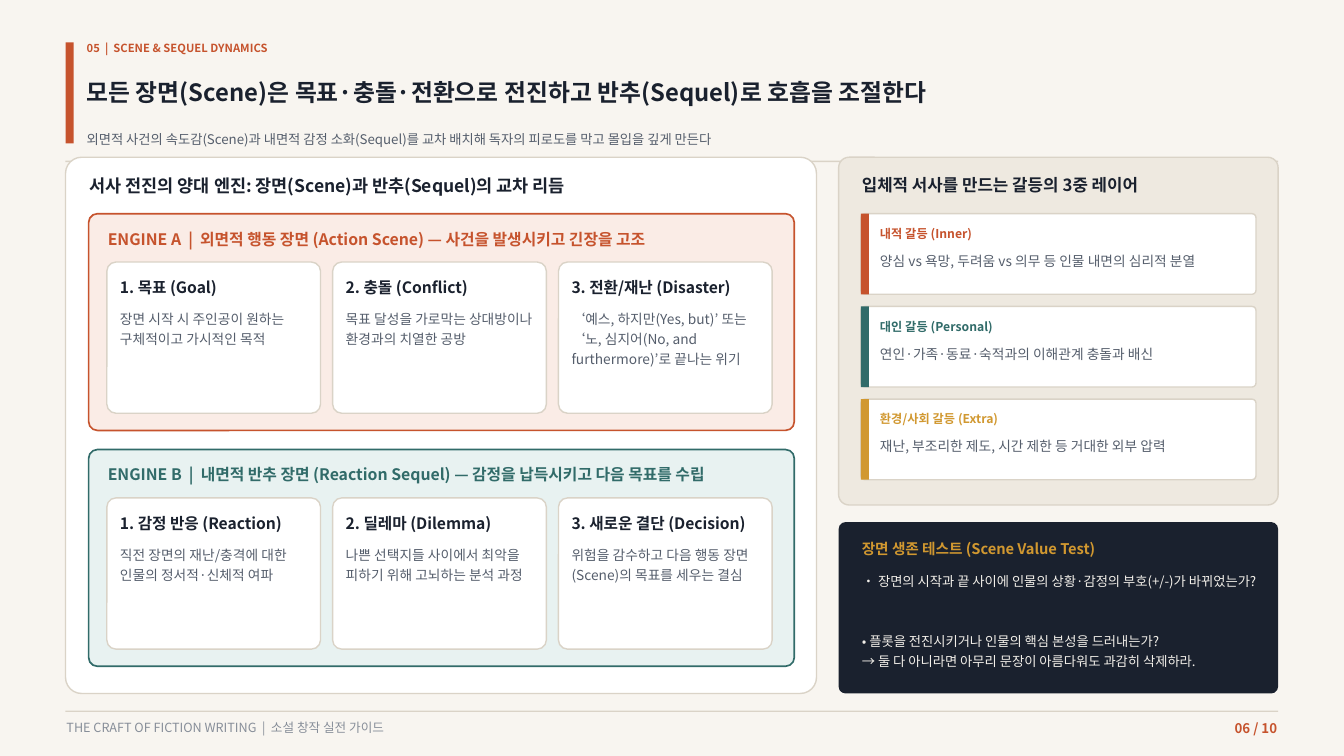
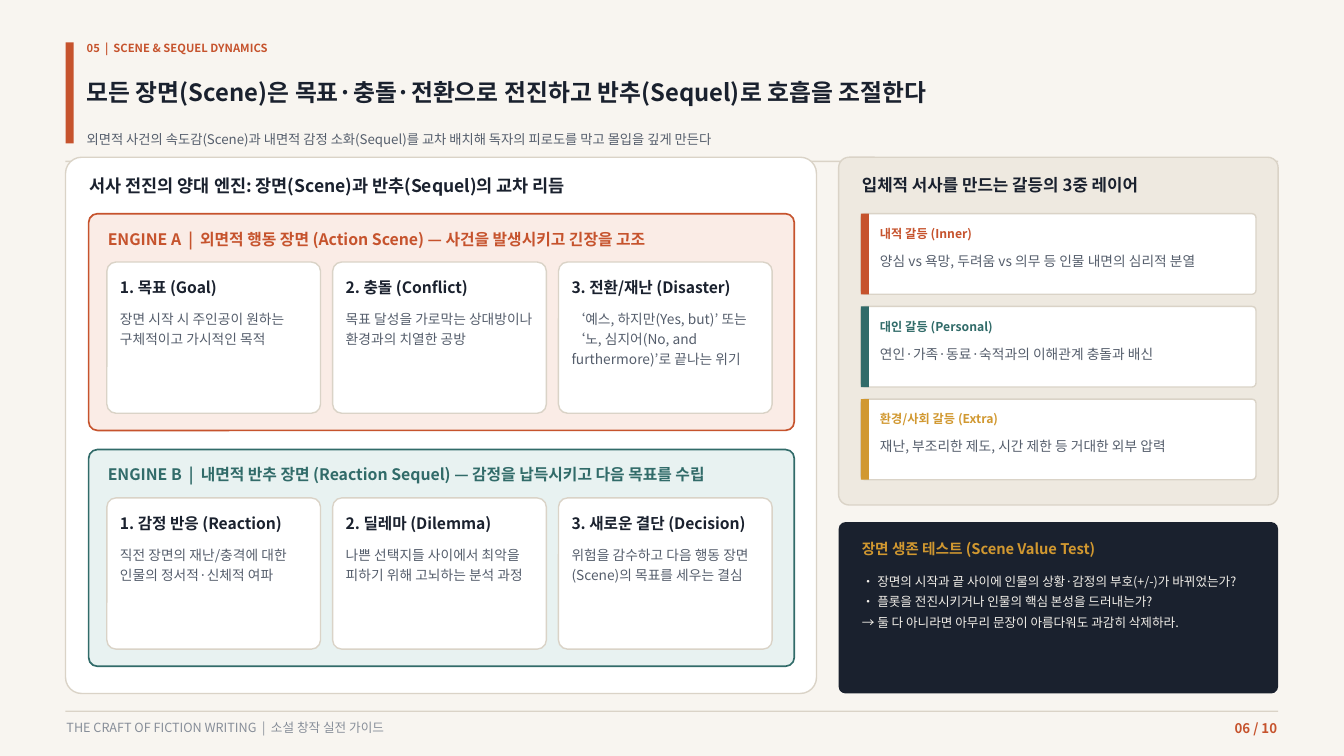
Before and after one commit to lietzsche/dev-lab, a slide deck: slide 6 of 소설쓰기_가이드.pptx. Drawn at 1344x756 pixels with LibreOffice and Linux fonts; fonts in the diff are those of the drawing. Boxes give left, top, right and bottom in pixels: in the first picture for what was removed or moved away, otherwise in the second. Text is boxed around its words. In the diff, an @@ line names an element or a change of style, - is before the commit and + after.

```diff
--- a/소설쓰기_가이드.pptx
+++ b/소설쓰기_가이드.pptx
@@ text at (877, 575, 1236, 628): text changed; size 9.5 to 9 pt @@
-• 장면의 시작과 끝 사이에 인물의 상황·감정의 부호(+/-)가 바뀌었는가?
-• 플롯을 전진시키거나 인물의 핵심 본성을 드러내는가?
-→ 둘 다 아니라면 아무리 문장이 아름다워도 과감히 삭제하라.
+• 장면의 시작과 끝 사이에 인물의 상황·감정의 부호(+/-)가 바뀌었는가?
+• 플롯을 전진시키거나 인물의 핵심 본성을 드러내는가?
+→ 둘 다 아니라면 아무리 문장이 아름다워도 과감히 삭제하라.
```
Also in this commit, not shown: 5 other slides changed, 8 other files.
